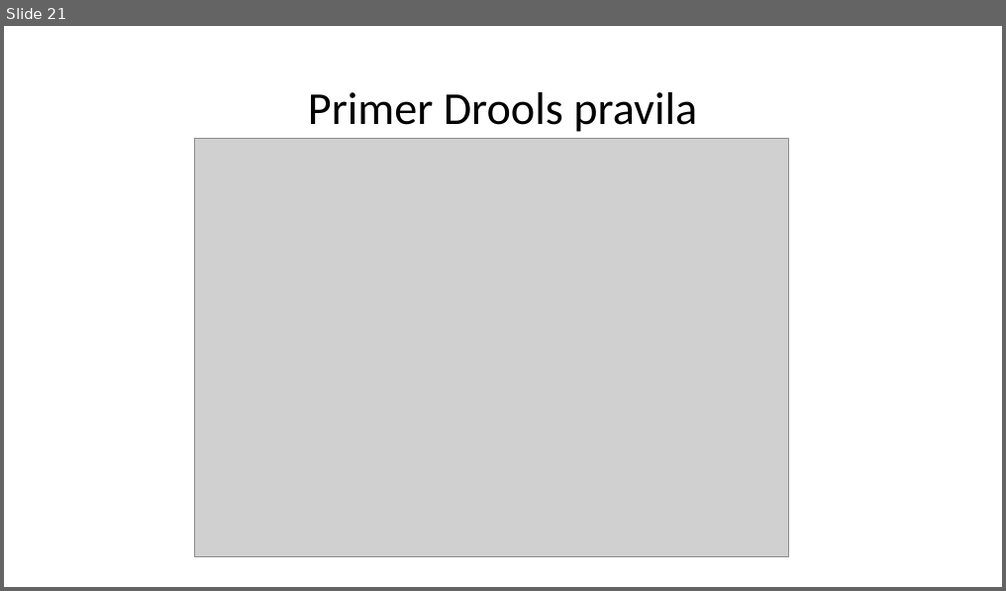
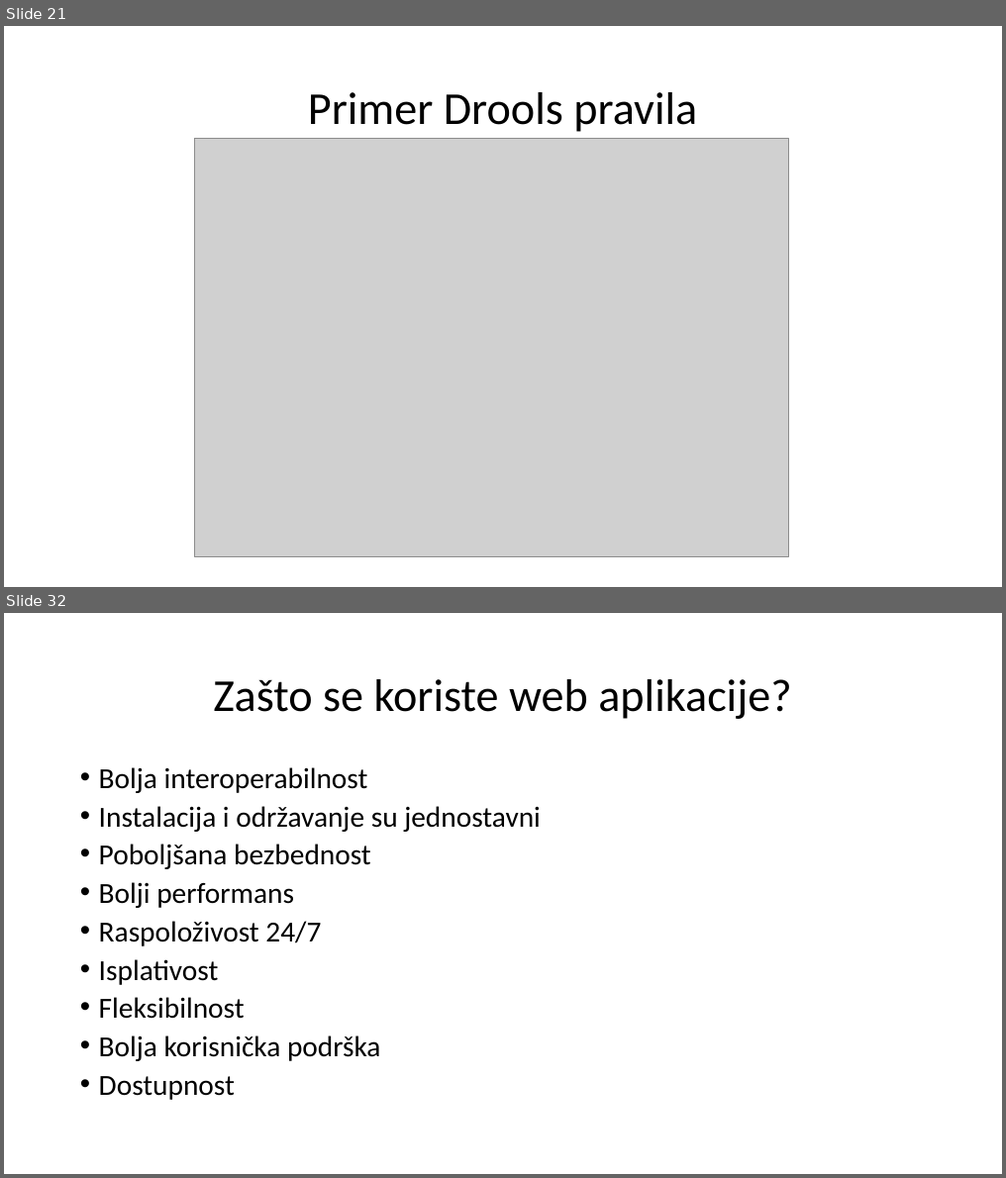
Before and after one commit to MileMiljanovic/StudentPortal, a slide deck: Rukovanje pravilima u poslovnim web aplikacijama.pptx. Shown one above the other, each under a label of ours: slide 21 before the commit, slides 21 and 32 after it; the slides between them are not shown. The pictures are 1006x591 and 1006x1178 pixels, drawn with LibreOffice and Linux fonts; fonts in the diff are those of the drawing; grey boxes stand for pictures. Boxes give left, top, right and bottom in pixels: in the first picture for what was removed or moved away, otherwise in the second. Text is boxed around its words. In the diff, an @@ line names an element or a change of style, - is before the commit and + after.

```diff
--- a/Rukovanje pravilima u poslovnim web aplikacijama.pptx
+++ b/Rukovanje pravilima u poslovnim web aplikacijama.pptx
@@ slide 32 added at <box>4,613,1002,1174</box>, background #FFFFFF @@
@@ title added at <box>213,679,791,719</box>, 44 pt, text #000000 @@
+Zašto se koriste web aplikacije?
@@ text added at <box>99,767,541,1100</box>, 28 pt, text #000000 @@
+• Bolja interoperabilnost
+• Instalacija i održavanje su jednostavni
+• Poboljšana bezbednost
+• Bolji performans
+• Raspoloživost 24/7
+• Isplativost
+• Fleksibilnost
+• Bolja korisnička podrška
+• Dostupnost
```
Also in this commit, not shown: 15 other slides added.
